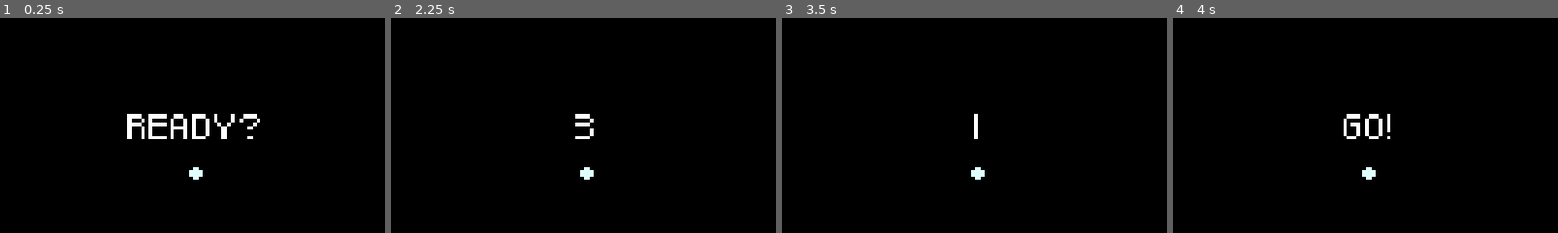
Above: before the commit, frames 1-4 (left to right).
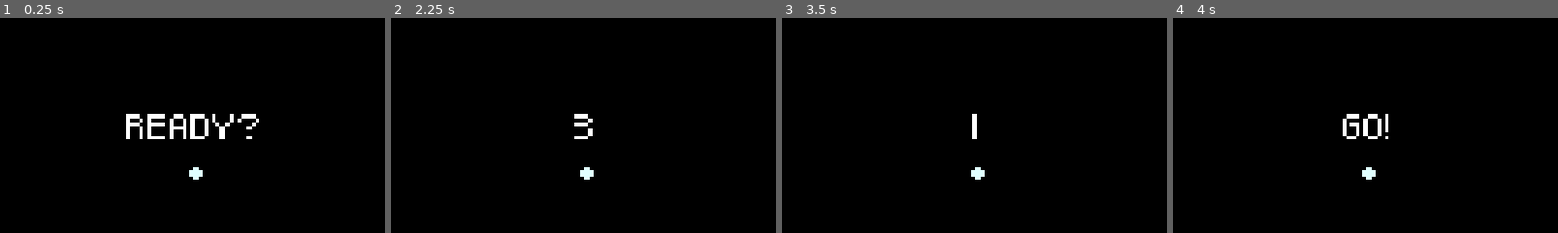
Above: after the commit, the same moments.

Repository: PowerSurge9905/retro-arcade-games
Game: Godot game, scene res://scenes/level.tscn
Two runs of this game, one before a commit and one after it. Both use one fixed random seed, a clock stepped at 60 frames per second and the inputs below.
Inputs:
- Up to frame 1 (0.25 s): no input
- Up to frame 2 (2.25 s): tap Enter at 0.5, 2 s; hold Right (ui_right) 0.53-1.28 s; tap Space at 1.25 s; hold Left (ui_left) 1.28-2.03 s; hold Right (ui_right) from 2.03 s (still down)
- Up to frame 3 (3.5 s): release Right (ui_right) at 2.78 s; hold Up (ui_up) from 2.78 s (still down)
- Up to frame 4 (4 s): tap Space at 3.5 s; release Up (ui_up) at 3.53 s; hold Left (ui_left) from 3.53 s (still down)
The pictures show only the part of the screen within x 25-75%, y 31-81%; the shares and areas given below are measured in that part.

The runs differ from the first frame. In frame 1, 0.6% of the frame differs, in the area x 32-68%, y 44-57%; in frame 2, less than 0.1%; in frame 3, less than 0.1%; in frame 4, 0.3%.

Commit message:
Added "Level Cleared" Text
Added "LEVEL CLEARED" message upon breaking all bricks

Diff:
--- a/breakout/scenes/pause_menu.tscn
+++ b/breakout/scenes/pause_menu.tscn
@@ -39,7 +39,7 @@
 layout_mode = 2
 text = "QUIT"
 
-[node name="Sprite2D3" type="Sprite2D" parent="PauseContainer/VBoxContainer/QuitButton"]
+[node name="QuitButton" type="Sprite2D" parent="PauseContainer/VBoxContainer/QuitButton"]
 texture_filter = 1
 position = Vector2(36.25, 15)
 scale = Vector2(2.11806, 3.38889)
@@ -53,9 +53,10 @@
 
 [node name="CountdownContainer" type="MarginContainer" parent="."]
 layout_mode = 0
+offset_left = -94.0
 offset_top = -3.0
-offset_right = 116.0
-offset_bottom = 34.0
+offset_right = 208.0
+offset_bottom = 43.0
 
 [node name="Countdown Label" type="Label" parent="CountdownContainer"]
 texture_filter = 1
--- a/breakout/scripts/ball.gd
+++ b/breakout/scripts/ball.gd
@@ -39,7 +39,7 @@
 			if (velocity.y <= 0 and velocity.y > speed / -2):
 				velocity.y = speed * -1
 
-			# Makes sure the ball doesn't slow down too much along th horizontal axis
+			# Makes sure the ball doesn't slow down too much along the horizontal axis
 			@warning_ignore("integer_division")
 			if (velocity.x > 0 and velocity.x < speed / 4):
 				velocity.x = speed
--- a/breakout/scripts/brick.gd
+++ b/breakout/scripts/brick.gd
@@ -39,8 +39,9 @@
 	# otherwise, just fully remove the hit brick from the scene
 	if bricksLeft.size() == 1 || Input.is_action_pressed("ui_up"):
 		GameManager.paddleCanMove = false
+		GameManager.levelComplete = true
 		get_parent().get_node("Ball").is_active = false
-		await get_tree().create_timer(1).timeout
+		await get_tree().create_timer(3).timeout
 		GameManager.level += 1
 		get_tree().reload_current_scene()
 	else:
--- a/breakout/scripts/game_manager.gd
+++ b/breakout/scripts/game_manager.gd
@@ -23,6 +23,7 @@
 		]
 var canPause = false
 var startCountdown = false
+var levelComplete = false
 
 # Loads highest score from file
 func _ready() -> void:
--- a/breakout/scripts/pause_menu.gd
+++ b/breakout/scripts/pause_menu.gd
@@ -35,6 +35,14 @@
 	$CountdownContainer.visible = false
 	GameManager.canPause = true
 
+func levelComplete():
+	GameManager.canPause = false
+	$"CountdownContainer/Countdown Label".text = "LEVEL CLEARED!"
+	$CountdownContainer.visible = true
+	await get_tree().create_timer(3).timeout
+	$CountdownContainer.visible = false
+	GameManager.canPause = true
+
 # Checks for whether the game is currently paused and if the player presses ESCAPE
 # Pauses/Unpauses based on current pause state
 func escPress():
@@ -53,9 +61,13 @@
 	# Make this change the scene to the main menu once it's functional
 	get_tree().quit()
 
-func _process(delta):
+func _process(_delta):
 	escPress()
 
 	if GameManager.startCountdown:
 		GameManager.startCountdown = false
 		countdown()
+
+	if GameManager.levelComplete:
+		GameManager.levelComplete = false
+		levelComplete()
